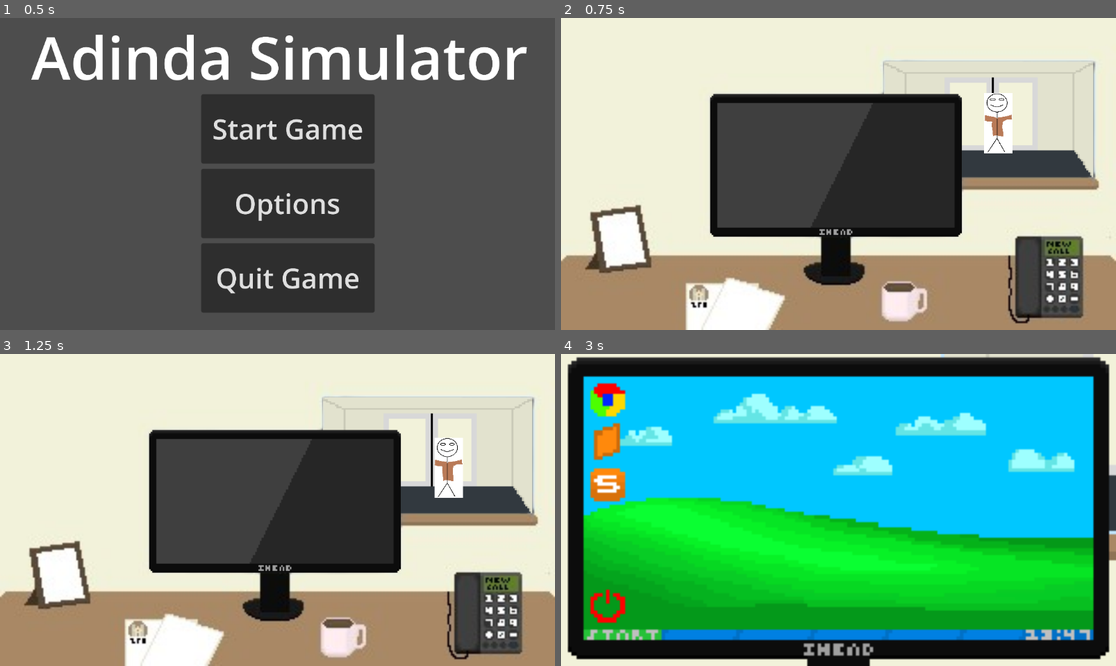
Above: before the commit, frames 1-4 (two rows, left to right).
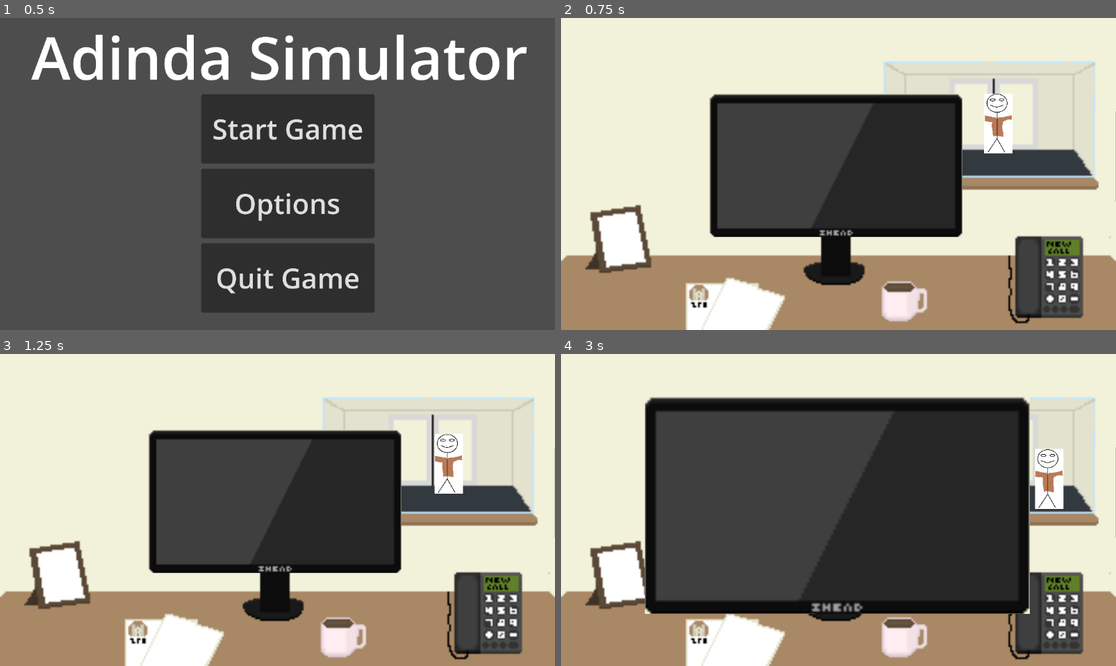
Above: after the commit, the same moments.

Repository: ernstpatat/Adinda-Sim
Game: Godot game, scene res://StartScene.tscn
Same seed, same stepped clock (60 frames per second), same inputs: the game is played once before the commit and once after it.
Inputs (mouse positions are in pixels of both pictures, inside the frame that each line leads up to):
- Up to frame 1 (0.5 s): no input
- Up to frame 2 (0.75 s): click "Start Game" at 0.5 s
- Up to frame 3 (1.25 s): no input
- Up to frame 4 (3 s): click (577, 510) at 1.27 s; click (1099, 510) at 2.02 s; click (838, 500) at 2.75 s

Frame 1 is identical in both runs. In frame 2, 1.7% of the frame differs, in the area x 22-100%, y 13-98%; in frame 3, 2.1%; in frame 4, 98%, in the area x 0-100%, y 0-100%.

Commit message:
Revert "Merge pull request #1 from ernstpatat/Ernst"
This reverts commit 05565b511ea2714f2a7289be6a6d7b66d6ab9f1d, reversing
changes made to 5390af2321de8c7092da1e7181e4e8268de6f673.

reverted main branch (foutje)

Diff:
--- a/Botje.gd
+++ b/Botje.gd
@@ -1,4 +1,4 @@
-extends CharacterBody2D
+extends Sprite2D
 
 @export var Textures: Array = [preload("res://Assets/UniformBotje.png"), preload("res://Assets/FakeUniformBotje.png")]
 @export var TextureNr: int = randi() % 2
@@ -6,34 +6,36 @@
 @export var MouseX: int = 0
 @export var MouseY: int = 0
 @export var CheckedOnce: bool = false
-@export var Part1: bool = true
-@export var FuncNr: float = 0
 
 func _ready():
-	$BotjeSprite.texture = Textures[TextureNr]
-	velocity = Vector2(13, 10)
+	texture = Textures[TextureNr]
 
 func _process(delta):
-	move_and_collide(velocity * delta)
-	if global_position.x >= 70 and global_position.x <= 80:
-		global_position.x = 120
-		global_position.y = 96
-		velocity = Vector2(23, -12)
-	elif global_position.x >= 235:
-		global_position.x = 0
-		global_position.y = 0
-		velocity = Vector2(13, 10)
-		if $BotjeSprite.texture == Textures[1] and not BotjePressed:
-			print("Hoerenkind ge ebt een zonder uniform laten gaan")
+	global_position.x = ChangeVar(global_position.x, 315.0, 250.0)
+	global_position.y = ChangeVar(global_position.y, 85.0, 60.0)
+
+func ChangeVar(vars, BigNr, SmallNr):
+	var FuncNr: float = vars
+	if FuncNr < BigNr:
+		FuncNr += ((BigNr-SmallNr)/300)
+	elif FuncNr >= BigNr:
+		FuncNr = SmallNr
+		if texture == Textures[1] and not BotjePressed:
+			if CheckedOnce:
+				print("Hoerenkind ge ebt een zonder uniform laten gaan")
+				CheckedOnce = false
+			else:
+				CheckedOnce = true
 		TextureNr = randi() % 2
-		$BotjeSprite.texture = Textures[TextureNr]
+		texture = Textures[TextureNr]
 		BotjePressed = false
+	return FuncNr
 
 func _input(event):
 	if event is InputEventMouseButton and event.button_index == MOUSE_BUTTON_LEFT and event.pressed:
 		if get_viewport_rect().has_point(to_local(event.position)):
-			if $BotjeSprite.texture == Textures[0] and not BotjePressed:
+			if texture == Textures[0] and not BotjePressed:
 				print("FOUT DOM KUTKIND")
-			elif $BotjeSprite.texture == Textures[1] and not BotjePressed:
+			elif texture == Textures[1] and not BotjePressed:
 				print("juist + 500 Sociaal Krediet")
 			BotjePressed = true
--- a/CameraScript.gd
+++ /dev/null
@@ -1,13 +0,0 @@
-extends Camera2D
-
-func _on_raam_desk_button_pressed():
-	global_position.x = 0
-
-func _on_desk_raam_button_pressed():
-	global_position.x = -319.8
-
-func _on_desk_receptie_button_pressed():
-	global_position.x = 320
-
-func _on_directie_desk_button_pressed():
-	global_position.x = 0
--- a/DeskMonitor.gd
+++ b/DeskMonitor.gd
@@ -1,4 +1,32 @@
 extends Sprite2D
 
+@export var InMonitor: bool = false
+@export var Zooming: bool = false
+
+func _ready():
+	$Deur.visible = true
+
+func _process(delta):
+	if Zooming:
+		ZoomIn()
+	if InMonitor:
+		get_tree().change_scene_to_file("res://MonitorScene.tscn")
+
 func _on_monitor_button_pressed():
-	get_tree().change_scene_to_file("res://MonitorScene.tscn")
+	if not InMonitor:
+		Zooming = true
+		$Deur.visible = false
+
+func ZoomIn():
+	global_scale.x = ChangeVar(global_scale.x, 0.412, 0.188)
+	global_scale.y = ChangeVar(global_scale.y, 0.408, 0.188)
+	global_position.x = ChangeVar(global_position.x, 160.0, 158.75)
+	global_position.y = ChangeVar(global_position.y, 90.0, 85)
+
+func ChangeVar(vars, BigNr, SmallNr):
+	var FuncNr: float = vars
+	if FuncNr < BigNr:
+		FuncNr += ((BigNr-SmallNr)/25)
+	elif FuncNr >= BigNr:
+		InMonitor = true
+	return FuncNr
--- a/DeskScene.gd
+++ b/DeskScene.gd
@@ -1,39 +1,7 @@
 extends Node2D
 
-func _on_deur_button_pressed():
-	$Deur.global_position.x = 160
-	$Deur.global_position.y = 90
-	$Deur.global_scale.x = 1
-	$Deur.global_scale.y = 1
-	$DeurButton.visible = false
-	$Monitor.visible = false
-	$Desk.visible = false
-	$DeurGoBackButton.visible = true
+func _on_raam_button_pressed():
+	get_tree().change_scene_to_file("res://RaamScene.tscn")
 
-func _on_go_back_button_pressed():
-	$Deur.global_position.x = 246.5
-	$Deur.global_position.y = 58.5
-	$Deur.global_scale.x = 0.378
-	$Deur.global_scale.y = 0.372
-	$DeurButton.visible = true
-	$Monitor.visible = true
-	$Desk.visible = true
-	$DeurGoBackButton.visible = false
-
-func _on_monitor_button_pressed():
-	$Monitor.global_position.x = 160
-	$Monitor.global_position.y = 90
-	$Monitor.global_scale.x = 1
-	$Monitor.global_scale.y = 1
-	$Monitor.texture = preload('res://Assets/MonitorOn.png')
-	$MonitorGoBackButton.visible = true
-	$MonitorButton.visible = false
-
-func _on_monitor_go_back_button_pressed():
-	$Monitor.global_position.x = 158.5
-	$Monitor.global_position.y = 85
-	$Monitor.global_scale.x = 0.453
-	$Monitor.global_scale.y = 0.456
-	$Monitor.texture = preload('res://Assets/MonitorOff.png')
-	$MonitorGoBackButton.visible = false
-	$MonitorButton.visible = true
+func _on_receptie_button_pressed():
+	get_tree().change_scene_to_file("res://ReceptieScene.tscn")
--- a/DeskScene.tscn
+++ b/DeskScene.tscn
@@ -1,57 +1,74 @@
-[gd_scene load_steps=5 format=3 uid="uid://cudvtwx4udu0g"]
+[gd_scene load_steps=10 format=3 uid="uid://610xf62h6nec"]
 
-[ext_resource type="Texture2D" uid="uid://bkvemi8m57bgy" path="res://Assets/desk.png" id="1_avama"]
-[ext_resource type="Script" path="res://DeskScene.gd" id="1_h0qd3"]
-[ext_resource type="Texture2D" uid="uid://bhfmmih47cxek" path="res://Assets/MonitorOff.png" id="6_k3fy7"]
-[ext_resource type="Texture2D" uid="uid://dpo43bmoryopr" path="res://Assets/GoBack2.png" id="7_tkfwf"]
+[ext_resource type="Script" path="res://DeskScene.gd" id="1_vfxpu"]
+[ext_resource type="Texture2D" uid="uid://dnyvkx8b2r3mi" path="res://Assets/desk.png" id="2_mqbn3"]
+[ext_resource type="Texture2D" uid="uid://d2p6rnxsejcom" path="res://Assets/Monitor.png" id="2_pxyyx"]
+[ext_resource type="Texture2D" uid="uid://dipj51lur5b27" path="res://Assets/Deur.png" id="4_nboqi"]
+[ext_resource type="Script" path="res://DeskMonitor.gd" id="4_s6wb3"]
+[ext_resource type="Script" path="res://Deur.gd" id="5_4d0g1"]
+[ext_resource type="Texture2D" uid="uid://bvds0rg3rc85b" path="res://Assets/UniformBotje.png" id="7_8v31m"]
+[ext_resource type="Script" path="res://Botje.gd" id="8_8kupy"]
+[ext_resource type="Texture2D" uid="uid://elemih3087gl" path="res://$cammin.png" id="9_5m2qt"]
 
 [node name="Node2D" type="Node2D"]
-script = ExtResource("1_h0qd3")
-
-[node name="MonitorGoBackButton" type="Button" parent="."]
-visible = false
-offset_left = 16.0
-offset_top = 135.0
-offset_right = 248.0
-offset_bottom = 356.0
-scale = Vector2(0.095, 0.095)
-button_mask = 3
+script = ExtResource("1_vfxpu")
 
 [node name="DeurButton" type="Button" parent="."]
+visible = false
 offset_left = 186.0
 offset_top = 25.0
 offset_right = 308.0
 offset_bottom = 92.0
-button_mask = 2
-flat = true
+
+[node name="RaamButton" type="Button" parent="."]
+visible = false
+offset_right = 13.0
+offset_bottom = 180.0
 
 [node name="MonitorButton" type="Button" parent="."]
 offset_left = 86.0
 offset_top = 44.0
 offset_right = 231.0
 offset_bottom = 126.0
-button_mask = 3
 
-[node name="Desk" type="Sprite2D" parent="."]
+[node name="ReceptieButton" type="Button" parent="."]
+visible = false
+offset_left = 300.0
+offset_right = 320.0
+offset_bottom = 180.0
+
+[node name="Main" type="Sprite2D" parent="."]
 position = Vector2(160, 90)
-texture = ExtResource("1_avama")
+texture = ExtResource("2_mqbn3")
+
+[node name="Botje" type="Sprite2D" parent="."]
+position = Vector2(250, 60)
+scale = Vector2(0.064209, 0.0618304)
+texture = ExtResource("7_8v31m")
+script = ExtResource("8_8kupy")
 
 [node name="Monitor" type="Sprite2D" parent="."]
-position = Vector2(158.5, 85)
-scale = Vector2(0.453125, 0.455556)
-texture = ExtResource("6_k3fy7")
+position = Vector2(158.75, 85)
+scale = Vector2(0.1875, 0.187909)
+texture = ExtResource("2_pxyyx")
+script = ExtResource("4_s6wb3")
 
-[node name="DeurGoBackButton" type="Button" parent="."]
-visible = false
-offset_left = 50.0
-offset_top = 1.0
-offset_right = 227.0
-offset_bottom = 121.0
-scale = Vector2(0.095, 0.095)
-button_mask = 3
-icon = ExtResource("7_tkfwf")
+[node name="Deur" type="Sprite2D" parent="Monitor"]
+position = Vector2(1329.33, -58.5389)
+scale = Vector2(0.90562, 0.911772)
+texture = ExtResource("4_nboqi")
+script = ExtResource("5_4d0g1")
 
-[connection signal="pressed" from="MonitorGoBackButton" to="." method="_on_monitor_go_back_button_pressed"]
-[connection signal="pressed" from="DeurButton" to="." method="_on_deur_button_pressed"]
-[connection signal="pressed" from="MonitorButton" to="." method="_on_monitor_button_pressed"]
-[connection signal="pressed" from="DeurGoBackButton" to="." method="_on_go_back_button_pressed"]
+[node name="$cammin" type="Sprite2D" parent="."]
+position = Vector2(313.395, 79.88)
+scale = Vector2(0.117942, 0.110128)
+texture = ExtResource("9_5m2qt")
+
+[connection signal="pressed" from="DeurButton" to="Monitor" method="_on_deur_button_pressed"]
+[connection signal="pressed" from="DeurButton" to="Monitor/Deur" method="_on_deur_button_pressed"]
+[connection signal="pressed" from="RaamButton" to="." method="_on_raam_button_pressed"]
+[connection signal="pressed" from="RaamButton" to="Monitor" method="_on_raam_button_pressed"]
+[connection signal="pressed" from="MonitorButton" to="Monitor" method="_on_button_pressed"]
+[connection signal="pressed" from="MonitorButton" to="Monitor" method="_on_monitor_button_pressed"]
+[connection signal="pressed" from="MonitorButton" to="Monitor/Deur" method="_on_monitor_button_pressed"]
+[connection signal="pressed" from="ReceptieButton" to="." method="_on_receptie_button_pressed"]
--- a/Deur.gd
+++ b/Deur.gd
@@ -1,6 +1,37 @@
 extends Sprite2D
 
+@export var InDeur: bool = false
+@export var Zooming: bool = false
+@export var Zoom: bool = false
 
+func _process(delta):
+	if Zooming:
+		ZoomIn()
+	if InDeur:
+		get_tree().change_scene_to_file("res://DeurScene.tscn")
 
 func _on_deur_button_pressed():
-	pass # Replace with function body.
+	if not InDeur:
+		Zooming = true
+
+func ZoomIn():
+	global_scale.x = ChangeVar(global_scale.x, 2.099, 0.608)
+	global_scale.y = ChangeVar(global_scale.y, 1.507, 0.758)
+	Zoom = true
+	global_position.x = ChangeVar(global_position.x, 576.0, 867)
+	Zoom = false
+	global_position.y = ChangeVar(global_position.y, 324.0, 159.0)
+
+func ChangeVar(vars, BigNr, SmallNr):
+	var FuncNr: float = vars
+	if Zoom == false:
+		if FuncNr < BigNr:
+			FuncNr += ((BigNr-SmallNr)/25)
+		elif FuncNr >= BigNr:
+			InDeur = true
+	else:
+		if FuncNr > BigNr:
+			FuncNr += ((BigNr-SmallNr)/25)
+		elif FuncNr <= BigNr:
+			InDeur = true
+	return FuncNr
--- a/DeurBack.gd
+++ b/DeurBack.gd
@@ -8,7 +8,7 @@
 	if ZoomingOut:
 		ZoomOut()
 	if not InDeur:
-		get_tree().change_scene_to_file("res://MainScene.tscn")
+		get_tree().change_scene_to_file("res://DeskScene.tscn")
 
 func _on_back_door_button_pressed():
 	$GoBack.visible = false
--- a/MainScene.tscn
+++ /dev/null
@@ -1,81 +0,0 @@
-[gd_scene load_steps=11 format=3 uid="uid://610xf62h6nec"]
-
-[ext_resource type="Script" path="res://CameraScript.gd" id="1_0q64i"]
-[ext_resource type="Texture2D" uid="uid://btjxq8j880vmr" path="res://Assets/ReceptieRaam.png" id="3_2nd2l"]
-[ext_resource type="PackedScene" uid="uid://cudvtwx4udu0g" path="res://DeskScene.tscn" id="4_7g8b0"]
-[ext_resource type="Script" path="res://ReceptieRaam.gd" id="4_te1s3"]
-[ext_resource type="Texture2D" uid="uid://dipj51lur5b27" path="res://Assets/Deur.png" id="5_c5qew"]
-[ext_resource type="Script" path="res://Botje.gd" id="6_f2dfc"]
-[ext_resource type="Texture2D" uid="uid://jjo1ddu7nmmj" path="res://Assets/Receptie.png" id="6_fmqhh"]
-[ext_resource type="Texture2D" uid="uid://bvds0rg3rc85b" path="res://Assets/UniformBotje.png" id="7_ncbmu"]
-[ext_resource type="PackedScene" uid="uid://u5bmmtnm5jkv" path="res://RaamScene.tscn" id="10_pnq5c"]
-
-[sub_resource type="RectangleShape2D" id="RectangleShape2D_xpe2k"]
-size = Vector2(16, 34)
-
-[node name="Node2D" type="Node2D"]
-
-[node name="Main" type="Node2D" parent="."]
-
-[node name="Camera2D" type="Camera2D" parent="Main"]
-offset = Vector2(160, 90)
-script = ExtResource("1_0q64i")
-
-[node name="Buttons" type="Node2D" parent="Main"]
-
-[node name="RaamDeskButton" type="Button" parent="Main/Buttons"]
-offset_left = -20.0
-offset_bottom = 180.0
-
-[node name="DeskRaamButton" type="Button" parent="Main/Buttons"]
-offset_right = 20.0
-offset_bottom = 180.0
-
-[node name="DeskReceptieButton" type="Button" parent="Main/Buttons"]
-offset_left = 300.0
-offset_right = 320.0
-offset_bottom = 180.0
-
-[node name="DirectieDeskButton" type="Button" parent="Main/Buttons"]
-offset_left = 320.0
-offset_right = 340.0
-offset_bottom = 180.0
-
-[node name="Raam" parent="Main" instance=ExtResource("10_pnq5c")]
-position = Vector2(-319.8, 0)
-script = null
-
-[node name="ReceptieRaam" type="Sprite2D" parent="Main"]
-position = Vector2(453, 98.663)
-scale = Vector2(0.168, 0.229435)
-texture = ExtResource("3_2nd2l")
-script = ExtResource("4_te1s3")
-
-[node name="Deur" type="Sprite2D" parent="Main"]
-position = Vector2(246.5, 58.5)
-scale = Vector2(0.378125, 0.372222)
-texture = ExtResource("5_c5qew")
-
-[node name="Botje" type="CharacterBody2D" parent="Main"]
-script = ExtResource("6_f2dfc")
-
-[node name="BotjeSprite" type="Sprite2D" parent="Main/Botje"]
-position = Vector2(250, 59)
-scale = Vector2(0.064209, 0.0618304)
-texture = ExtResource("7_ncbmu")
-
-[node name="BotjeCollision" type="CollisionShape2D" parent="Main/Botje"]
-position = Vector2(250, 59)
-shape = SubResource("RectangleShape2D_xpe2k")
-
-[node name="Desk" parent="Main" instance=ExtResource("4_7g8b0")]
-
-[node name="Receptie" type="Sprite2D" parent="Main"]
-position = Vector2(480, 90)
-scale = Vector2(0.8, 1.08434)
-texture = ExtResource("6_fmqhh")
-
-[connection signal="pressed" from="Main/Buttons/RaamDeskButton" to="Main/Camera2D" method="_on_raam_desk_button_pressed"]
-[connection signal="pressed" from="Main/Buttons/DeskRaamButton" to="Main/Camera2D" method="_on_desk_raam_button_pressed"]
-[connection signal="pressed" from="Main/Buttons/DeskReceptieButton" to="Main/Camera2D" method="_on_desk_receptie_button_pressed"]
-[connection signal="pressed" from="Main/Buttons/DirectieDeskButton" to="Main/Camera2D" method="_on_directie_desk_button_pressed"]
--- a/Monitor.gd
+++ b/Monitor.gd
@@ -7,7 +7,7 @@
 	if ZoomingOut:
 		ZoomOut()
 	if not InMonitor:
-		get_tree().change_scene_to_file("res://MainScene.tscn")
+		get_tree().change_scene_to_file("res://DeskScene.tscn")
 
 func _on_back_button_pressed():
 	ZoomingOut = true
--- a/MonitorScene.tscn
+++ b/MonitorScene.tscn
@@ -1,7 +1,8 @@
-[gd_scene load_steps=3 format=3 uid="uid://bghlievsrlrlr"]
+[gd_scene load_steps=4 format=3 uid="uid://bghlievsrlrlr"]
 
-[ext_resource type="Texture2D" uid="uid://bkvemi8m57bgy" path="res://Assets/desk.png" id="1_wmdxj"]
+[ext_resource type="Texture2D" uid="uid://dnyvkx8b2r3mi" path="res://Assets/desk.png" id="1_wmdxj"]
 [ext_resource type="Texture2D" uid="uid://bfuglhs2rtfu4" path="res://Assets/MonitorOn.png" id="2_10u0t"]
+[ext_resource type="Script" path="res://Monitor.gd" id="3_o8ga5"]
 
 [node name="Node2D" type="Node2D"]
 
@@ -24,6 +25,7 @@
 [node name="Monitor" type="Sprite2D" parent="."]
 position = Vector2(160, 90)
 texture = ExtResource("2_10u0t")
+script = ExtResource("3_o8ga5")
 
 [connection signal="pressed" from="BackButton" to="Monitor" method="_on_back_button_pressed"]
 [connection signal="pressed" from="MeldingsficheButton" to="Monitor" method="_on_meldingsfiche_button_pressed"]
--- a/RaamScene.gd
+++ b/RaamScene.gd
@@ -1,4 +1,4 @@
 extends Node2D
 
 func _on_desk_button_pressed():
-	get_tree().change_scene_to_file("res://MainScene.tscn")
+	get_tree().change_scene_to_file("res://DeskScene.tscn")
--- a/RaamScene.tscn
+++ b/RaamScene.tscn
@@ -6,7 +6,14 @@
 [node name="Node2D" type="Node2D"]
 script = ExtResource("1_tnjvh")
 
+[node name="DeskButton" type="Button" parent="."]
+offset_left = 1052.0
+offset_right = 1152.0
+offset_bottom = 648.0
+
 [node name="Sprite2D" type="Sprite2D" parent="."]
-position = Vector2(160, 90)
-scale = Vector2(0.167015, 0.208333)
+position = Vector2(576, 324)
+scale = Vector2(0.601253, 0.75)
 texture = ExtResource("1_vpga3")
+
+[connection signal="pressed" from="DeskButton" to="." method="_on_desk_button_pressed"]
--- a/ReceptieRaamScene.tscn
+++ b/ReceptieRaamScene.tscn
@@ -8,14 +8,14 @@
 [node name="Node2D" type="Node2D"]
 
 [node name="GoBack" type="Button" parent="."]
-offset_left = 28.0
-offset_top = 15.0
-offset_right = 54.0
-offset_bottom = 29.0
+offset_left = 99.8078
+offset_top = 50.0
+offset_right = 180.808
+offset_bottom = 104.0
 
 [node name="Receptie" type="Sprite2D" parent="."]
-position = Vector2(160, 90)
-scale = Vector2(0.168067, 0.208333)
+position = Vector2(576, 324)
+scale = Vector2(0.605042, 0.75)
 texture = ExtResource("1_g0vfl")
 
 [node name="ReceptieRaam" type="Sprite2D" parent="Receptie"]
--- a/ReceptieScene.gd
+++ b/ReceptieScene.gd
@@ -1,4 +1,4 @@
 extends Node2D
 
 func _on_desk_button_pressed():
-	get_tree().change_scene_to_file("res://MainScene.tscn")
+	get_tree().change_scene_to_file("res://DeskScene.tscn")
--- a/ReceptieScene.tscn
+++ b/ReceptieScene.tscn
@@ -1,12 +1,33 @@
-[gd_scene load_steps=2 format=3 uid="uid://cidbyo1vhwbps"]
+[gd_scene load_steps=5 format=3 uid="uid://cidbyo1vhwbps"]
 
 [ext_resource type="Script" path="res://ReceptieScene.gd" id="1_jbrul"]
+[ext_resource type="Texture2D" uid="uid://jjo1ddu7nmmj" path="res://Assets/Receptie.png" id="2_g0mmk"]
+[ext_resource type="Texture2D" uid="uid://btjxq8j880vmr" path="res://Assets/ReceptieRaam.png" id="3_wrmcb"]
+[ext_resource type="Script" path="res://ReceptieRaam.gd" id="4_5tyc1"]
 
 [node name="Node2D" type="Node2D"]
 script = ExtResource("1_jbrul")
 
+[node name="DeskButton" type="Button" parent="."]
+offset_right = 75.0
+offset_bottom = 648.0
+
 [node name="RaamButton" type="Button" parent="."]
-offset_left = 57.0
-offset_top = 30.0
-offset_right = 204.0
-offset_bottom = 137.0
+offset_left = 193.0
+offset_top = 154.0
+offset_right = 756.0
+offset_bottom = 598.0
+
+[node name="Receptie" type="Sprite2D" parent="."]
+position = Vector2(576, 324)
+scale = Vector2(0.605042, 0.75)
+texture = ExtResource("2_g0mmk")
+
+[node name="ReceptieRaam" type="Sprite2D" parent="."]
+position = Vector2(477.25, 380)
+scale = Vector2(0.604906, 0.75)
+texture = ExtResource("3_wrmcb")
+script = ExtResource("4_5tyc1")
+
+[connection signal="pressed" from="DeskButton" to="." method="_on_desk_button_pressed"]
+[connection signal="pressed" from="RaamButton" to="ReceptieRaam" method="_on_raam_button_pressed"]
--- a/StartScene.gd
+++ b/StartScene.gd
@@ -1,7 +1,7 @@
 extends Control
 
 func _on_start_button_pressed():
-	get_tree().change_scene_to_file("res://MainScene.tscn")
+	get_tree().change_scene_to_file("res://DeskScene.tscn")
 
 func _on_options_button_pressed():
 	get_tree().change_scene_to_file("res://OptionsScene.tscn")
Binary file added: $cammin.png
Not shown, changed: $cammin.png.import
Binary file changed: Assets/Deur.png
Binary file removed: Assets/MonitorOff.png
Binary file changed: Assets/Receptie.png
Binary file changed: Assets/desk.png
Not shown, changed: Assets/desk.png.import
Not shown: 1 places in DeurScene.tscn that only renumber resources
Not shown: 1 places in OptionsScene.tscn that only renumber resources
Not shown: 1 places in StartScene.tscn that only renumber resources
